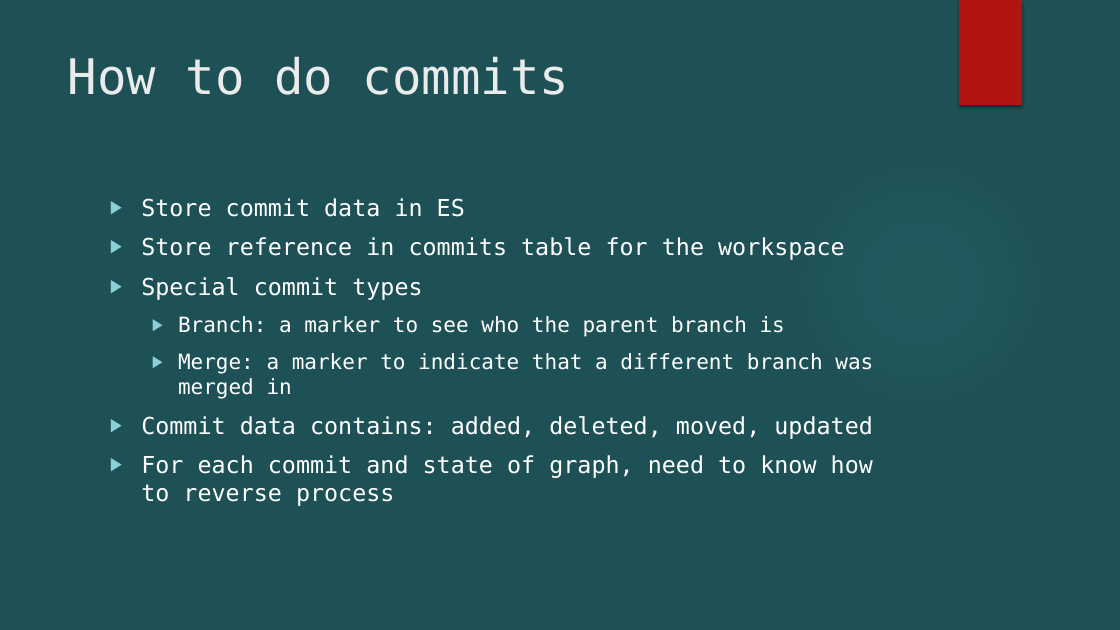
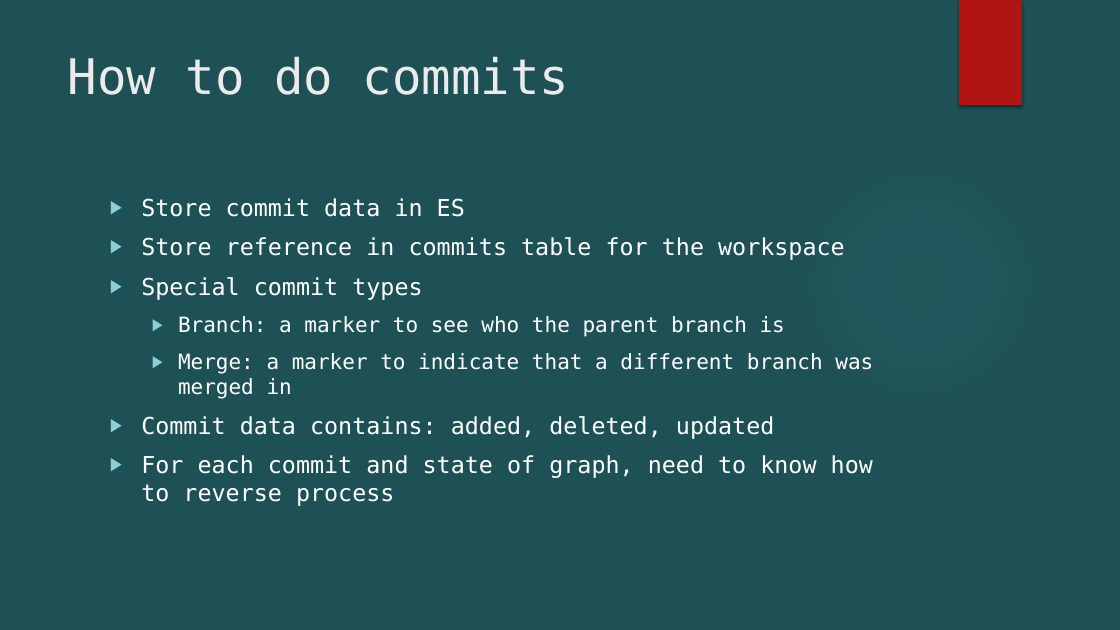
Before and after one commit to Open-MBEE/mms-alfresco, a slide deck: slide 12 of mms-ent/docs/MMS using ES + PG.pptx (slide 21 before the commit). Drawn at 1120x630 pixels with LibreOffice and Linux fonts; fonts in the diff are those of the drawing; background and template pictures are left out. Boxes give left, top, right and bottom in pixels: in the first picture for what was removed or moved away, otherwise in the second. Text is boxed around its words. In the diff, an @@ line names an element or a change of style, - is before the commit and + after.

```diff
--- a/mms-ent/docs/MMS using ES + PG.pptx
+++ b/mms-ent/docs/MMS using ES + PG.pptx
@@ text at (141, 416, 774, 439): text changed @@
-▶ Commit data contains: added, deleted, moved, updated
+▶ Commit data contains: added, deleted, updated
```
Also in this commit, not shown: 11 other slides changed, 13 slides removed, 2 other files.
